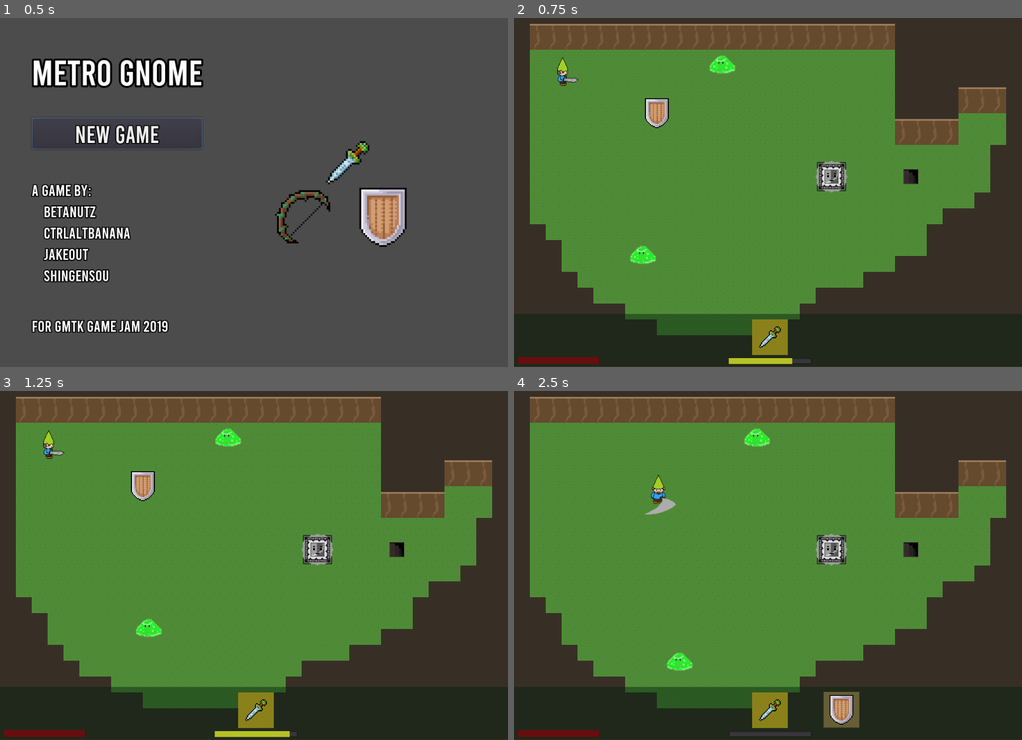
Above: before the commit, frames 1-4 (two rows, left to right).
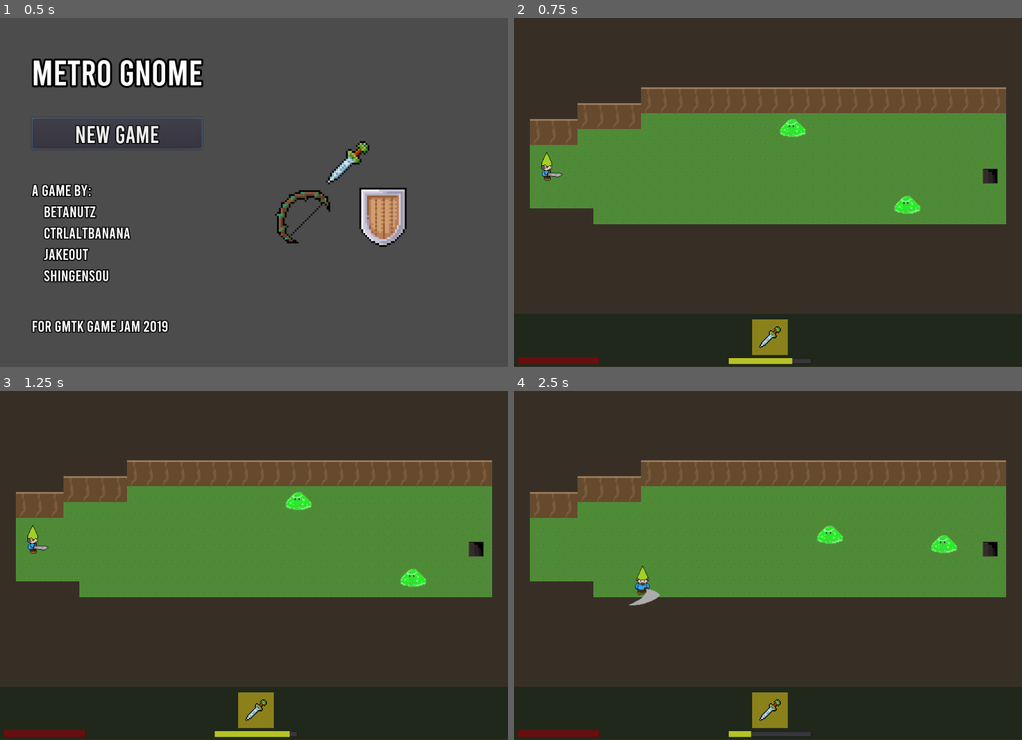
Above: after the commit, the same moments.

Repository: mfurtak/gmtk-game-jam-2019
Game: Godot game, scene res://menus/MainMenu.tscn
Two runs of this game, one before a commit and one after it. Both use one fixed random seed, a clock stepped at 60 frames per second and the inputs below. Sound files missing from this copy of the repository are replaced by a short silence.
Inputs:
- Up to frame 1 (0.5 s): no input
- Up to frame 2 (0.75 s): click "New Game" at 0.5 s
- Up to frame 3 (1.25 s): no input
- Up to frame 4 (2.5 s): hold Right (ui_right) 1.28-2.03 s; tap Space (ui_select) at 1.52, 2.27 s; hold Down (ui_down) from 2.03 s (still down)

Frame 1 is identical in both runs. In frame 2, 42% of the frame differs, in the area x 3-97%, y 1-91%; in frame 3, 42%; in frame 4, 43%, in the area x 3-97%, y 1-100%.

Commit message:
Add overworld music

Diff:
--- /dev/null
+++ b/gmtk-godot/Level1.gd
@@ -0,0 +1,4 @@
+extends Node2D
+
+func requests_music():
+	return "res://audio/overworld.wav"
--- a/gmtk-godot/Level1.tscn
+++ b/gmtk-godot/Level1.tscn
@@ -1,32 +1,35 @@
-[gd_scene load_steps=5 format=2]
+[gd_scene load_steps=6 format=2]
 
-[ext_resource path="res://env_tiles.tres" type="TileSet" id=1]
-[ext_resource path="res://Blob.tscn" type="PackedScene" id=2]
-[ext_resource path="res://PlayerSpawn.tscn" type="PackedScene" id=3]
-[ext_resource path="res://Exit.tscn" type="PackedScene" id=4]
+[ext_resource path="res://Level1.gd" type="Script" id=1]
+[ext_resource path="res://env_tiles.tres" type="TileSet" id=2]
+[ext_resource path="res://Blob.tscn" type="PackedScene" id=3]
+[ext_resource path="res://PlayerSpawn.tscn" type="PackedScene" id=4]
+[ext_resource path="res://Exit.tscn" type="PackedScene" id=5]
 
 [node name="Level1" type="Node2D"]
+script = ExtResource( 1 )
 
 [node name="TileMap2" type="TileMap" parent="."]
 z_index = -1
-tile_set = ExtResource( 1 )
+tile_set = ExtResource( 2 )
 cell_size = Vector2( 32, 32 )
 format = 1
 tile_data = PoolIntArray( 65535, 3, 0, 0, 3, 0, 1, 3, 0, 2, 3, 0, 3, 3, 0, 4, 3, 0, 5, 3, 0, 6, 3, 0, 7, 3, 0, 8, 3, 0, …(10049 unchanged characters)…
 
 [node name="Enemies" type="Node" parent="."]
 
-[node name="Blob" parent="Enemies" instance=ExtResource( 2 )]
+[node name="Blob" parent="Enemies" instance=ExtResource( 3 )]
 position = Vector2( 558.599, 222.937 )
 
-[node name="Blob2" parent="Enemies" instance=ExtResource( 2 )]
+[node name="Blob2" parent="Enemies" instance=ExtResource( 3 )]
 position = Vector2( 788.877, 378.776 )
 
 [node name="Pickups" type="Node" parent="."]
 
-[node name="PlayerSpawn" parent="." instance=ExtResource( 3 )]
+[node name="PlayerSpawn" parent="." instance=ExtResource( 4 )]
 position = Vector2( 64, 319 )
 
-[node name="Exit" parent="." instance=ExtResource( 4 )]
+
+[node name="Exit" parent="." instance=ExtResource( 5 )]
 position = Vector2( 960, 319 )
 next_scene = "res://Level2.tscn"
--- a/gmtk-godot/Main.gd
+++ b/gmtk-godot/Main.gd
@@ -1,6 +1,6 @@
 extends Node
 
-var current_level = "res://Level3.tscn"
+var current_level = "res://Level1.tscn"
 var level
 
 var blob_death_sfx = preload("res://audio/blob_death.wav")
@@ -42,6 +42,8 @@
 
 	level = load(level_file).instance()
 	level.set_name("CurrentLevel")
+	if level.has_method("requests_music"):
+		play_music(level.requests_music())
 	add_child(level)
 
 		# Disconnect from anything that can request sfx
@@ -70,6 +72,15 @@
 	$SfxPlayer.position = position
 	$SfxPlayer.play()
 
+func play_music(res_path):
+	print("play_music: ", res_path)
+	if $MusicPlayer.playing:
+		print("stopping music")
+		$MusicPlayer.stop()
+	$MusicPlayer.stream = load(res_path)
+	print("playing music")
+	$MusicPlayer.play()
+
 func _on_shake_requested(duration = 0.2, frequency = 15, amplitude = 16):
 	$Camera2D/ScreenShake.start(duration, frequency, amplitude)
 
--- a/gmtk-godot/Main.tscn
+++ b/gmtk-godot/Main.tscn
@@ -23,3 +23,5 @@
 [node name="ScreenShake" parent="Camera2D" instance=ExtResource( 4 )]
 
 [node name="SfxPlayer" type="AudioStreamPlayer2D" parent="."]
+
+[node name="MusicPlayer" type="AudioStreamPlayer" parent="."]
Not shown, added: gmtk-godot/audio/overworld.wav.import
Not shown, added: gmtk-godot/audio/overworld.wav
